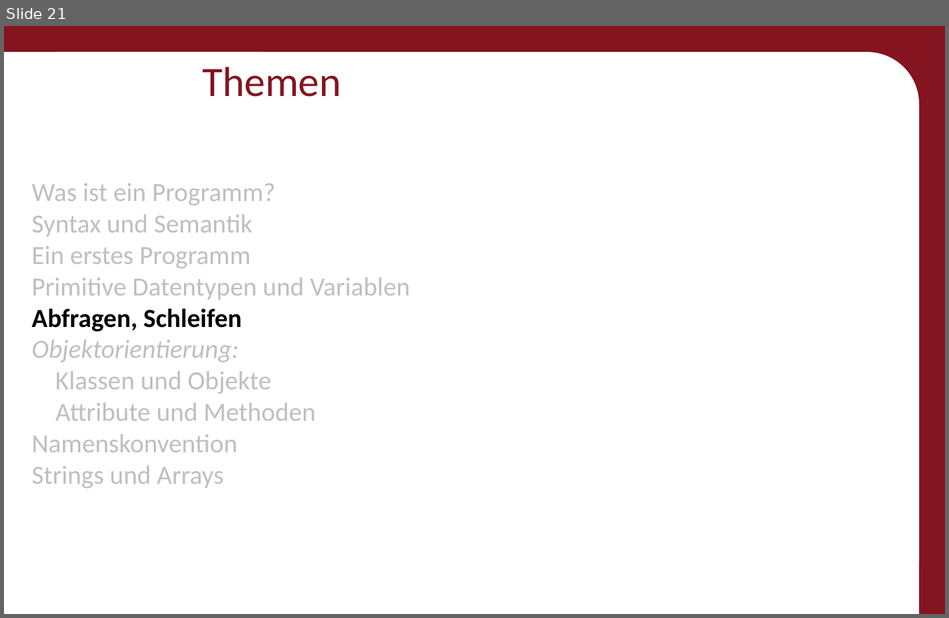
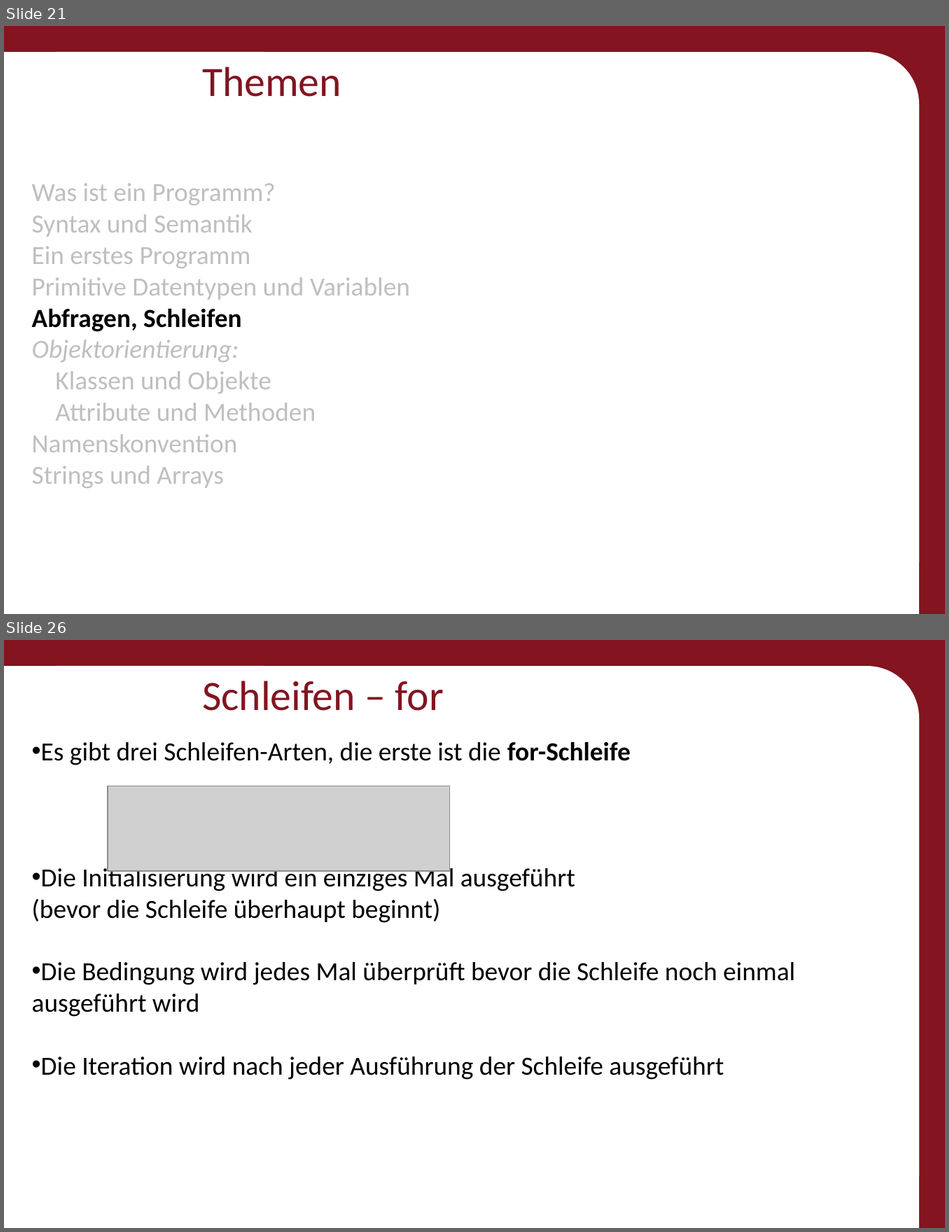
Before and after one commit to Roboscope/java-with-nao, a slide deck: Präsentationen/Anfänger - Java mit NAO.pptx. Shown one above the other, each under a label of ours: slide 21 before the commit, slides 21 and 26 after it; the slides between them are not shown. The pictures are 949x618 and 949x1232 pixels, drawn with LibreOffice and Linux fonts; fonts in the diff are those of the drawing; grey boxes stand for pictures; background and template pictures are left out. Boxes give left, top, right and bottom in pixels: in the first picture for what was removed or moved away, otherwise in the second. Text is boxed around its words. In the diff, an @@ line names an element or a change of style, - is before the commit and + after.

```diff
--- a/Präsentationen/Anfänger - Java mit NAO.pptx
+++ b/Präsentationen/Anfänger - Java mit NAO.pptx
@@ slide 26 added at (4, 640, 945, 1228), background #831420; not listed: 3 template elements that a slide beside it also shows @@
@@ title added at (202, 681, 444, 711), 32 pt, text #831420 @@
+Schleifen – for
@@ text added at (32, 742, 795, 1080), 20 pt, text #000000 @@
+• Es gibt drei Schleifen-Arten, die erste ist die for-Schleife
+• Die Initialisierung wird ein einziges Mal ausgeführt
+  (bevor die Schleife überhaupt beginnt)
+• Die Bedingung wird jedes Mal überprüft bevor die Schleife noch einmal ausgeführt wird
+• Die Iteration wird nach jeder Ausführung der Schleife ausgeführt
@@ picture added at (108, 786, 450, 872) @@
```
Also in this commit, not shown: 8 slides changed, 8 other slides added, 25 other files.
